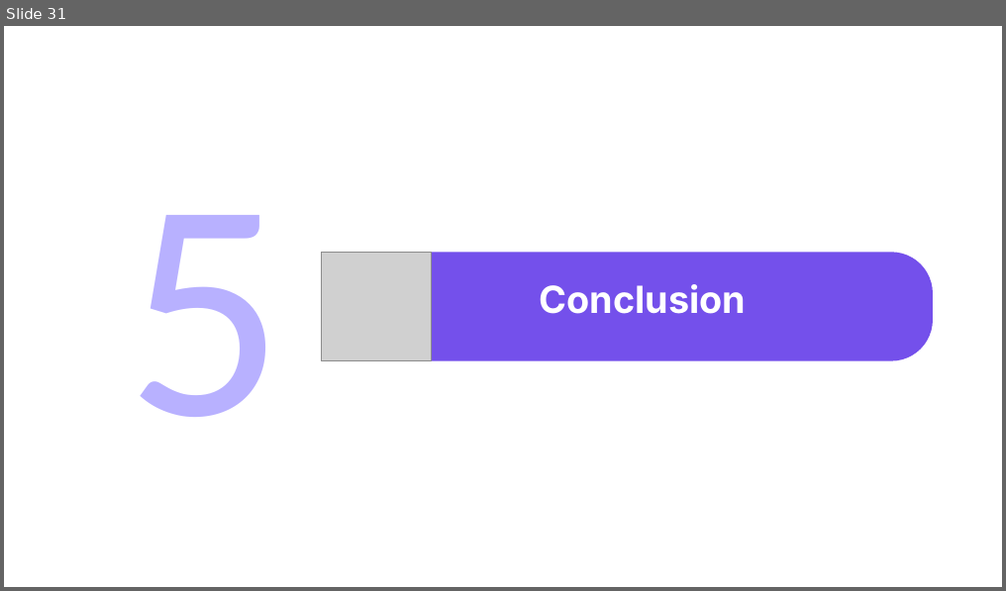
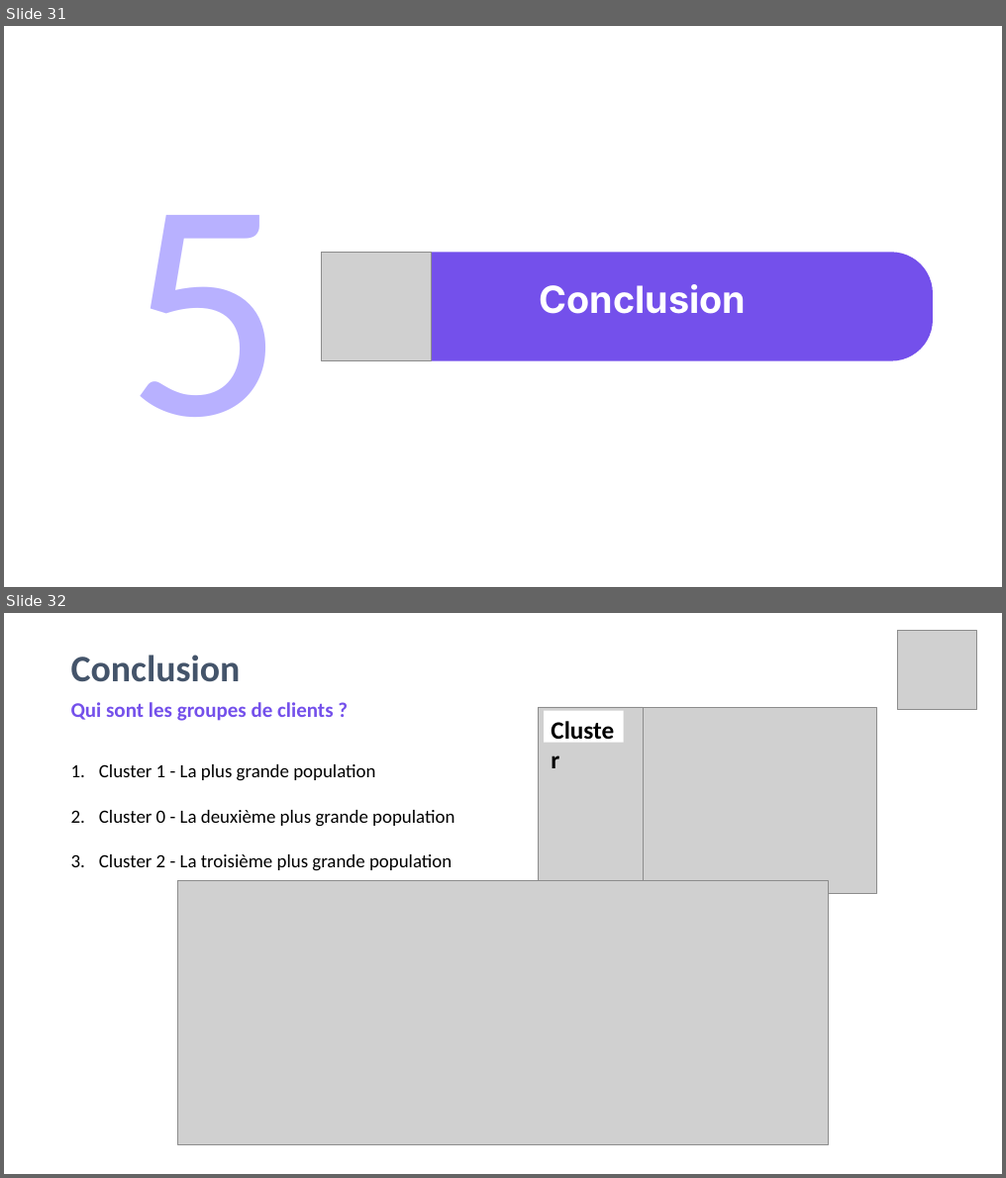
Before and after one commit to amaye15/OpenClassroom--Machine-Learning-Engineer, a slide deck: P4/P4.pptx. Shown one above the other, each under a label of ours: slide 31 before the commit, slides 31 and 32 after it. The pictures are 1006x591 and 1006x1178 pixels, drawn with LibreOffice and Linux fonts; fonts in the diff are those of the drawing; grey boxes stand for pictures. Boxes give left, top, right and bottom in pixels: in the first picture for what was removed or moved away, otherwise in the second. Text is boxed around its words. In the diff, an @@ line names an element or a change of style, - is before the commit and + after.

```diff
--- a/P4/P4.pptx
+++ b/P4/P4.pptx
@@ slide 32 added at bbox=[4, 613, 1002, 1174], background #FFFFFF @@
@@ picture added at bbox=[897, 630, 976, 710] @@
@@ title added at bbox=[71, 655, 241, 682], 36 pt, text #44546A, bold @@
+Conclusion
@@ text added at bbox=[71, 702, 333, 721], 20 pt, text #7450EB, bold @@
+Qui sont les groupes de clients ?
@@ picture added at bbox=[538, 707, 876, 894] @@
@@ picture added at bbox=[538, 707, 643, 894] @@
@@ rectangle added at bbox=[544, 710, 624, 742], fill #FFFFFF, 24 pt, text #000000, bold @@
+Cluster
@@ text added at bbox=[99, 764, 454, 871], 18 pt, text #000000 @@
+1. Cluster 1 - La plus grande population
+2. Cluster 0 - La deuxième plus grande population
+3. Cluster 2 - La troisième plus grande population
@@ picture added at bbox=[177, 881, 829, 1146] @@
```
Also in this commit, not shown: 1 slide changed, 2 other slides added, 1 slide removed, 3 other files.
